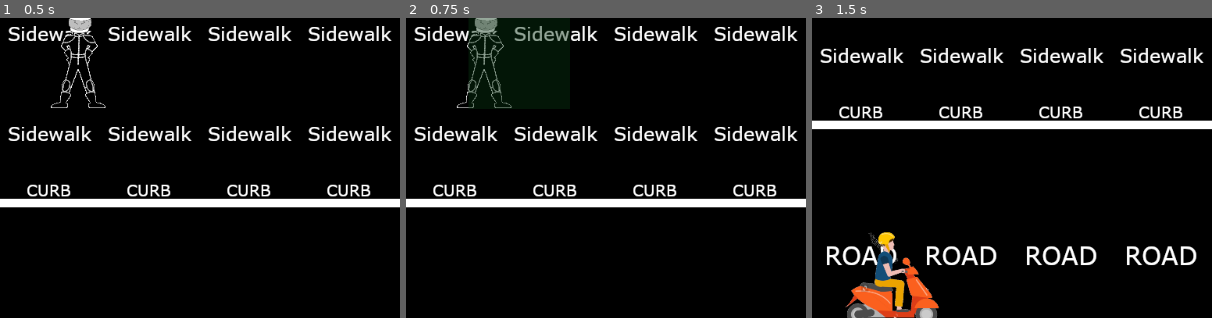
Above: before the commit, frames 1-3 (left to right).
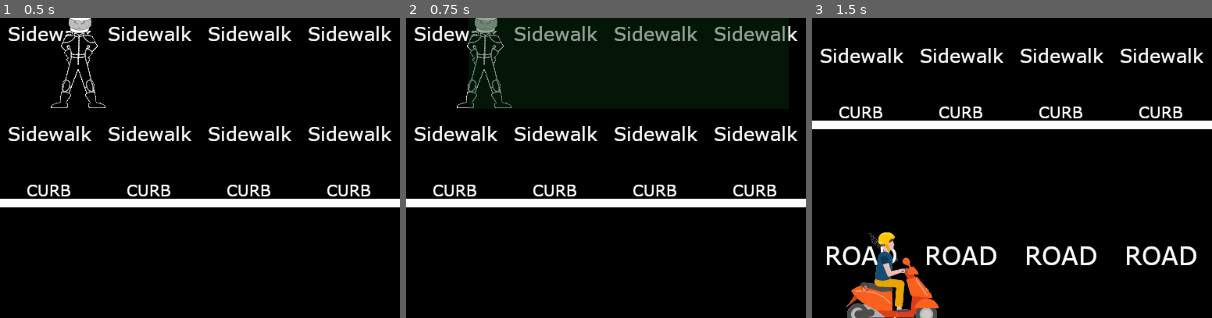
Above: after the commit, the same moments.

Repository: Anatolij-Grigorjev/MopedRebel
Game: Godot game, scene res://stages/stage_road1.tscn
Two runs of this game, one before a commit and one after it. Both use one fixed random seed, a clock stepped at 60 frames per second and the inputs below. The project has no main scene, so this scene is started directly. The engine's default icon, where the game draws it, is replaced by a stand-in: a white triangle on a blue panel in a dark square.
Inputs:
- Up to frame 1 (0.5 s): no input
- Up to frame 2 (0.75 s): hold Right (diss_right) from 0.53 s (still down); hold F (flip_bird) from 0.53 s (still down)
- Up to frame 3 (1.5 s): release Right (diss_right) at 1.28 s; release F (flip_bird) at 1.28 s; hold Down (diss_down) from 1.28 s (still down); tap Space (mount_moped) at 1.35 s
The pictures show only the part of the screen within x 0-50%, y 6-56%; the shares and areas given below are measured in that part.

Frame 1 is identical in both runs. In frame 2, 1.0% of the frame differs, in the area x 41-96%, y 2-8%; in frame 3, nothing differs.

Commit message:
extend dissing zone reach and add angle

Diff:
--- a/game/rebel/diss_positions.gd
+++ b/game/rebel/diss_positions.gd
@@ -1,7 +1,9 @@
 extends Node2D
 
 var diss_action_direction_to_pos_node = {}
+var diss_action_direction_to_node_angle = {}
 var active_diss_position_node
+var active_diss_zone_angle
 
 func _ready():
 	diss_action_direction_to_pos_node = {
@@ -10,8 +12,15 @@
 		"diss_up": $diss_up_position,
 		"diss_down": $diss_down_position
 	}
+	diss_action_direction_to_node_angle = {
+		"diss_left": 180,
+		"diss_right": 0,
+		"diss_up": 270,
+		"diss_down": 90
+	}
 
 func _process(delta):
 	for diss_action_direction in diss_action_direction_to_pos_node:
 		if (Input.is_action_pressed(diss_action_direction)):
 			active_diss_position_node = diss_action_direction_to_pos_node[diss_action_direction]
+			active_diss_zone_angle = diss_action_direction_to_node_angle[diss_action_direction]
--- a/game/rebel/diss_positions.tscn
+++ b/game/rebel/diss_positions.tscn
@@ -4,7 +4,6 @@
 
 [node name="diss_positions" type="Node2D"]
 
-editor/display_folded = true
 script = ExtResource( 1 )
 
 [node name="diss_right_position" type="Position2D" parent="." index="0"]
--- a/game/rebel/dissing_zone.tscn
+++ b/game/rebel/dissing_zone.tscn
@@ -6,7 +6,7 @@
 [sub_resource type="RectangleShape2D" id=1]
 
 custom_solver_bias = 0.0
-extents = Vector2( 64, 64 )
+extents = Vector2( 204, 64 )
 
 [node name="dissing_zone" type="Area2D"]
 
@@ -20,11 +20,13 @@
 audio_bus_override = false
 audio_bus_name = "Master"
 script = ExtResource( 1 )
-_sections_unfolded = [ "Collision" ]
+_sections_unfolded = [ "Collision", "Transform" ]
 
 [node name="shape" type="CollisionShape2D" parent="." index="0"]
 
+position = Vector2( 140, 0 )
 shape = SubResource( 1 )
+_sections_unfolded = [ "Transform" ]
 
 [node name="dissing_tally_timer" type="Timer" parent="." index="1"]
 
@@ -36,7 +38,8 @@
 [node name="face" type="Sprite" parent="." index="2"]
 
 modulate = Color( 0.157804, 0.863281, 0.218431, 0.42498 )
-scale = Vector2( 13, 13 )
+position = Vector2( 140, 0 )
+scale = Vector2( 41, 13 )
 texture = ExtResource( 2 )
 region_enabled = true
 region_rect = Rect2( 10, 10, 10, 10 )
--- a/game/rebel/rebel_on_foot.gd
+++ b/game/rebel/rebel_on_foot.gd
@@ -54,3 +54,4 @@
 	var active_position_node = diss_positions_control.active_diss_position_node
 	if (active_position_node != null):
 		active_dissing_zone.global_position = active_position_node.global_position
+		active_dissing_zone.rotation_degrees = diss_positions_control.active_diss_zone_angle
--- a/game/rebel/rebel_on_moped.gd
+++ b/game/rebel/rebel_on_moped.gd
@@ -297,3 +297,4 @@
 	var active_position_node = diss_positions_control.active_diss_position_node
 	if (active_position_node != null):
 		active_dissing_zone.global_position = active_position_node.global_position
+		active_dissing_zone.rotation_degrees = diss_positions_control.active_diss_zone_angle
--- a/game/transport/car_blue/car_blue1.tscn
+++ b/game/transport/car_blue/car_blue1.tscn
@@ -8,7 +8,7 @@
 custom_solver_bias = 0.0
 extents = Vector2( 192, 64 )
 
-[node name="car_blue1" type="KinematicBody2D" index="0"]
+[node name="car_blue1" type="KinematicBody2D"]
 
 input_pickable = false
 collision_layer = 32
--- a/game/transport/simple_transport.gd
+++ b/game/transport/simple_transport.gd
@@ -40,11 +40,10 @@
 			#try move towards active rebel on road
 			if (G.node_active_rebel == G.node_rebel_on_moped):
 				var current_rebel_position = G.node_rebel_on_moped.global_position
-				var direction_to_rebel = current_rebel_position - global_position
+				var direction_to_rebel = (current_rebel_position - global_position).normalized()
 				var target_velocity = direction_to_rebel * target_speed_magnitude
 				velocity.x = lerp(velocity.x, target_velocity.x, delta * 2)
 				velocity.y = lerp(velocity.y, target_velocity.y, delta * 2)
-				F.logf("direction to rebel: %s | velocity: %s", [direction_to_rebel, velocity])
 			else:
 				is_dissed = false
 		move_and_collide(delta * velocity)
